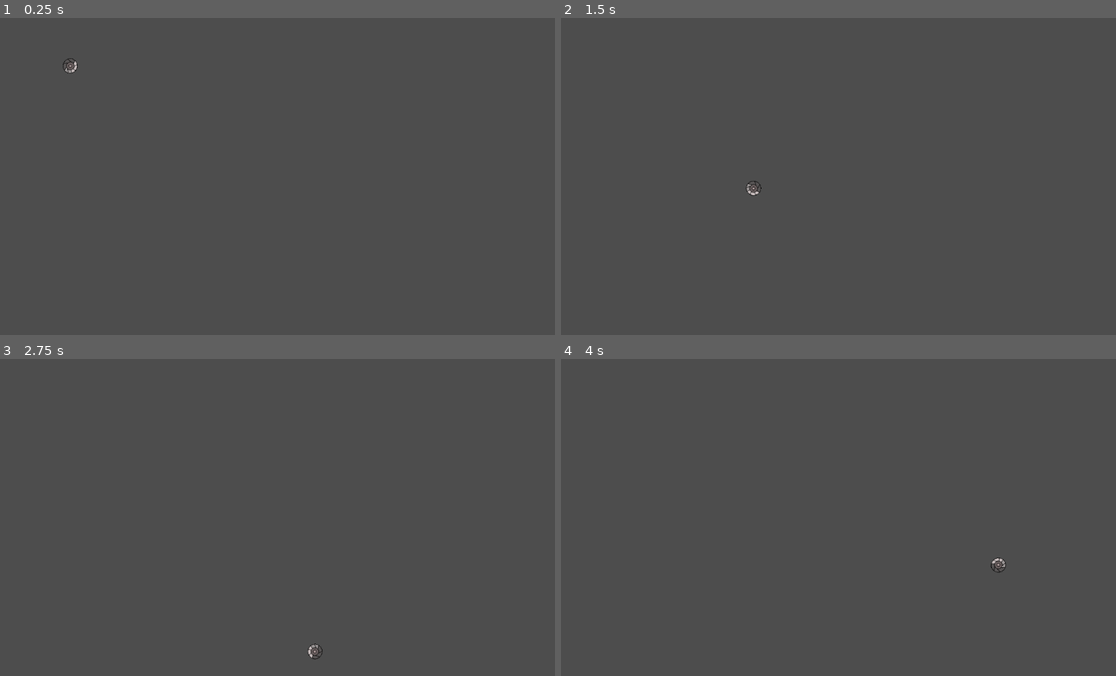
Above: before the commit, frames 1-4 (two rows, left to right).
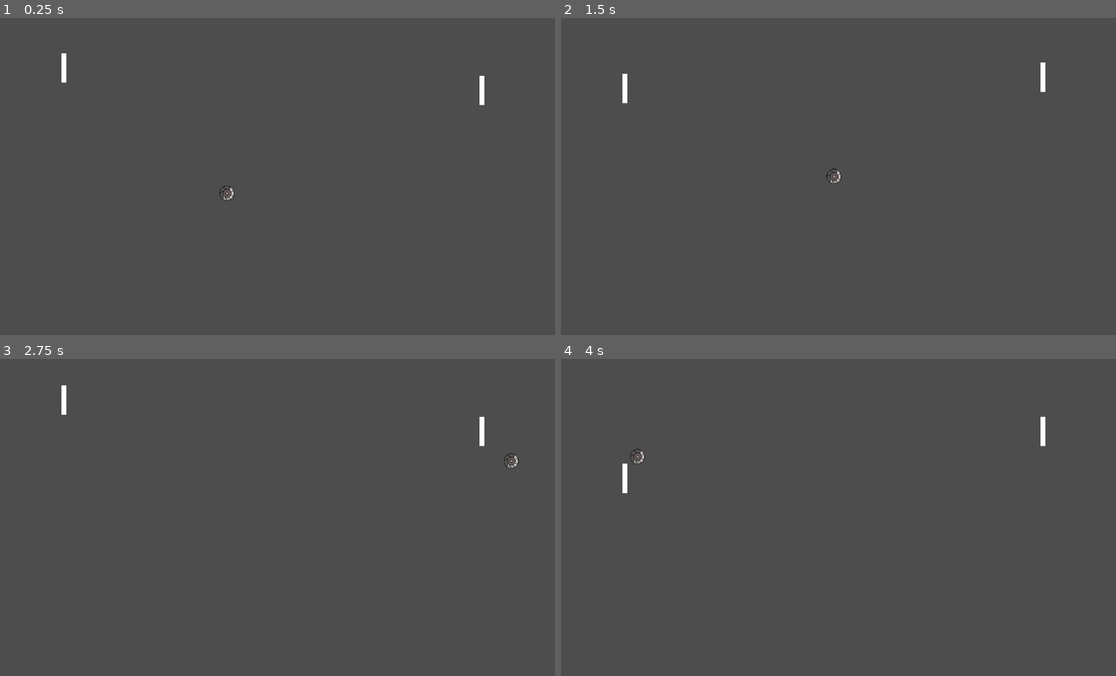
Above: after the commit, the same moments.

Repository: AlhemyD/GameDevil
Game: Godot game, scene res://scenes/main.tscn
The game is run twice, just before and just after one commit, with the same random seed, the same clock (stepped at 60 frames per second) and the same inputs.
Inputs:
- Up to frame 1 (0.25 s): no input
- Up to frame 2 (1.5 s): hold W (p1_up, bound only after the commit) 0.53-1.28 s; tap Down (p2_down, bound only after the commit) at 0.6 s; tap Up (p2_up, bound only after the commit) at 0.8, 1.35 s; hold S (p1_down, bound only after the commit) from 1.28 s (still down)
- Up to frame 3 (2.75 s): tap Down (p2_down, bound only after the commit) at 1.55, 2.1 s; release S (p1_down, bound only after the commit) at 2.03 s; hold W (p1_up, bound only after the commit) from 2.03 s (still down); tap Up (p2_up, bound only after the commit) at 2.3 s
- Up to frame 4 (4 s): tap Up (p2_up, bound only after the commit) at 2.85, 3.8 s; tap Down (p2_down, bound only after the commit) at 3.05, 3.6 s; release W (p1_up, bound only after the commit) at 3.53 s; hold S (p1_down, bound only after the commit) from 3.53 s (still down)

The runs differ from the first frame. In frame 1, 0.3% of the frame differs, in the area x 11-88%, y 11-58%; in frame 2, 0.3%, in the area x 11-88%, y 14-57%; in frame 3, 0.3%; in frame 4, 0.3%.

Commit message:
Реализована сцена ракеток

Diff:
--- a/Pong/icon.svg
+++ /dev/null
@@ -1 +0,0 @@
-<svg xmlns="http://www.w3.org/2000/svg" width="128" height="128"><rect width="124" height="124" x="2" y="2" fill="#363d52" stroke="#212532" stroke-width="4" rx="14"/><g fill="#fff" transform="translate(12.322 12.322)scale(.101)"><path d="M105 673v33q407 354 814 0v-33z"/><path fill="#478cbf" d="m105 673 152 14q12 1 15 14l4 67 132 10 8-61q2-11 15-15h162q13 4 15 15l8 61 132-10 4-67q3-13 15-14l152-14V427q30-39 56-81-35-59-83-108-43 20-82 47-40-37-88-64 7-51 8-102-59-28-123-42-26 43-46 89-49-7-98 0-20-46-46-89-64 14-123 42 1 51 8 102-48 27-88 64-39-27-82-47-48 49-83 108 26 42 56 81zm0 33v39c0 276 813 276 814 0v-39l-134 12-5 69q-2 10-14 13l-162 11q-12 0-16-11l-10-65H446l-10 65q-4 11-16 11l-162-11q-12-3-14-13l-5-69z"/><path d="M483 600c0 34 58 34 58 0v-86c0-34-58-34-58 0z"/><circle cx="725" cy="526" r="90"/><circle cx="299" cy="526" r="90"/></g><g fill="#414042" transform="translate(12.322 12.322)scale(.101)"><circle cx="307" cy="532" r="60"/><circle cx="717" cy="532" r="60"/></g></svg>
--- a/Pong/project.godot
+++ b/Pong/project.godot
@@ -10,7 +10,34 @@
 
 [application]
 
-config/name="Pong"
+config/name="pong"
 run/main_scene="uid://ceu771rqxpk0b"
-config/features=PackedStringArray("4.5", "Forward Plus")
-config/icon="res://icon.svg"
+config/features=PackedStringArray("4.5", "GL Compatibility")
+
+[input]
+
+p1_up={
+"deadzone": 0.2,
+"events": [Object(InputEventKey,"resource_local_to_scene":false,"resource_name":"","device":-1,"window_id":0,"alt_pressed":false,"shift_pressed":false,"ctrl_pressed":false,"meta_pressed":false,"pressed":false,"keycode":0,"physical_keycode":87,"key_label":0,"unicode":119,"location":0,"echo":false,"script":null)
+]
+}
+p1_down={
+"deadzone": 0.2,
+"events": [Object(InputEventKey,"resource_local_to_scene":false,"resource_name":"","device":-1,"window_id":0,"alt_pressed":false,"shift_pressed":false,"ctrl_pressed":false,"meta_pressed":false,"pressed":false,"keycode":0,"physical_keycode":83,"key_label":0,"unicode":115,"location":0,"echo":false,"script":null)
+]
+}
+p2_up={
+"deadzone": 0.2,
+"events": [Object(InputEventKey,"resource_local_to_scene":false,"resource_name":"","device":-1,"window_id":0,"alt_pressed":false,"shift_pressed":false,"ctrl_pressed":false,"meta_pressed":false,"pressed":false,"keycode":0,"physical_keycode":4194320,"key_label":0,"unicode":0,"location":0,"echo":false,"script":null)
+]
+}
+p2_down={
+"deadzone": 0.2,
+"events": [Object(InputEventKey,"resource_local_to_scene":false,"resource_name":"","device":-1,"window_id":0,"alt_pressed":false,"shift_pressed":false,"ctrl_pressed":false,"meta_pressed":false,"pressed":false,"keycode":0,"physical_keycode":4194322,"key_label":0,"unicode":0,"location":0,"echo":false,"script":null)
+]
+}
+
+[rendering]
+
+renderer/rendering_method="gl_compatibility"
+renderer/rendering_method.mobile="gl_compatibility"
--- /dev/null
+++ b/Pong/scenes/Paddle.tscn
@@ -0,0 +1,18 @@
+[gd_scene load_steps=3 format=3 uid="uid://coimwreiboshf"]
+
+[ext_resource type="Script" uid="uid://cj6r8f5kt4hid" path="res://scripts/paddle.gd" id="1_e6xuo"]
+
+[sub_resource type="RectangleShape2D" id="RectangleShape2D_ry5ju"]
+size = Vector2(10, 60)
+
+[node name="Paddle" type="StaticBody2D"]
+script = ExtResource("1_e6xuo")
+metadata/_edit_group_ = true
+
+[node name="ColorRect" type="ColorRect" parent="."]
+offset_right = 10.0
+offset_bottom = 60.0
+
+[node name="CollisionShape2D" type="CollisionShape2D" parent="."]
+position = Vector2(5, 30)
+shape = SubResource("RectangleShape2D_ry5ju")
--- a/Pong/scenes/ball.tscn
+++ b/Pong/scenes/ball.tscn
@@ -4,7 +4,7 @@
 [ext_resource type="Texture2D" uid="uid://ctcl71tvk6thd" path="res://assets/ball.png" id="2_cxlvu"]
 
 [sub_resource type="CircleShape2D" id="CircleShape2D_cxlvu"]
-radius = 14.3178215
+radius = 16.0
 
 [node name="Ball" type="Node2D"]
 script = ExtResource("1_7s4qf")
--- a/Pong/scenes/main.tscn
+++ b/Pong/scenes/main.tscn
@@ -1,6 +1,7 @@
-[gd_scene load_steps=6 format=3 uid="uid://ceu771rqxpk0b"]
+[gd_scene load_steps=8 format=3 uid="uid://ceu771rqxpk0b"]
 
 [ext_resource type="PackedScene" uid="uid://bkgsgplmdrdk4" path="res://scenes/ball.tscn" id="1_o5qli"]
+[ext_resource type="PackedScene" uid="uid://coimwreiboshf" path="res://scenes/Paddle.tscn" id="2_sugp2"]
 
 [sub_resource type="SegmentShape2D" id="SegmentShape2D_o5qli"]
 b = Vector2(0, 648)
@@ -14,11 +15,40 @@
 [sub_resource type="SegmentShape2D" id="SegmentShape2D_jyhfs"]
 b = Vector2(1152, 0)
 
+[sub_resource type="GDScript" id="GDScript_g4aya"]
+script/source = "extends Node2D
+
+@export var speed: float = 400.0
+@export var up_action: String = \"p1_up\"
+@export var down_action: String = \"p1_down\"
+
+var top_limit: float
+var bottom_limit: float
+
+func _ready():
+	var rect = get_viewport_rect()
+	var half_height = $CollisionShape2D.shape.extents.y
+	top_limit = half_height + 4
+	bottom_limit = rect.size.y - half_height - 4
+
+func _process(delta):
+	var direction := 0.0
+	if Input.is_action_pressed(up_action):
+		direction -= 1
+	if Input.is_action_pressed(down_action):
+		direction += 1
+
+	position.y += direction * speed * delta
+
+	# ограничение, чтобы не выходить за экран
+	position.y = clamp(position.y, top_limit, bottom_limit)
+"
+
 [node name="Main" type="Node2D"]
 
 [node name="Ball" parent="." instance=ExtResource("1_o5qli")]
-position = Vector2(112, 48)
-speed = 200
+position = Vector2(368, 102)
+speed = 400.0
 
 [node name="WallsStaticBody" type="StaticBody2D" parent="."]
 
@@ -35,3 +65,13 @@
 
 [node name="Up" type="CollisionShape2D" parent="WallsStaticBody"]
 shape = SubResource("SegmentShape2D_jyhfs")
+
+[node name="PaddleRight" parent="." instance=ExtResource("2_sugp2")]
+position = Vector2(998, 118)
+script = SubResource("GDScript_g4aya")
+up_action = "p2_up"
+down_action = "p2_down"
+
+[node name="PaddleLeft" parent="." instance=ExtResource("2_sugp2")]
+position = Vector2(144, 72)
+script = SubResource("GDScript_g4aya")
--- a/Pong/scripts/ball.gd
+++ b/Pong/scripts/ball.gd
@@ -1,26 +1,64 @@
 extends Node2D
 
-var angular_velocity: float = 1.0
-var velocity: Vector2i = Vector2i(0, 0)
+@export var speed: float = 200.0
+var velocity: Vector2 = Vector2.ZERO
 var rng = RandomNumberGenerator.new()
-@onready var window=get_window()
-@onready var size = get_node("BallSprite").texture.get_size()
+@onready var window = get_window()
 
-@export var speed = 80
+# Ссылка на спрайт для размера
+@onready var ball_sprite = $BallSprite
+@onready var size = ball_sprite.texture.get_size() if ball_sprite != null else Vector2(16,16)
 
-func _ready() -> void:
-	velocity = Vector2i(speed,speed)
-	angular_velocity=rng.randf_range(1, 5)
+# Ссылки на ракетки
+@onready var paddle_left = get_node("/root/Main/PaddleLeft")
+@onready var paddle_right = get_node("/root/Main/PaddleRight")
+
+func _ready():
+	rng.randomize()
+	reset_ball()
 
 func _process(delta: float) -> void:
-	global_position+=velocity*delta
-	rotation+=angular_velocity*delta
+	var next_pos = global_position + velocity * delta
 
-	if global_position.x > window.size.x-size.x/2:
-		velocity.x*=-1
-	elif global_position.y>window.size.y-size.y/2:
-		velocity.y*=-1
-	elif global_position.x <size.x/2:
-		velocity.x*=-1
-	elif global_position.y<size.y/2:
-		velocity.y*=-1
+	# верх/низ экрана
+	if next_pos.y - size.y/2 < 0:
+		next_pos.y = size.y/2
+		velocity.y *= -1
+	elif next_pos.y + size.y/2 > window.size.y:
+		next_pos.y = window.size.y - size.y/2
+		velocity.y *= -1
+
+	# проверка столкновения с ракетками вручную
+	for paddle in [paddle_left, paddle_right]:
+		var paddle_shape = paddle.get_node("CollisionShape2D").shape
+		var paddle_pos = paddle.global_position
+
+		# проверяем пересечение AABB с учетом размера мяча
+		if next_pos.x + size.x/2 > paddle_pos.x - paddle_shape.extents.x and \
+		   next_pos.x - size.x/2 < paddle_pos.x + paddle_shape.extents.x and \
+		   next_pos.y + size.y/2 > paddle_pos.y - paddle_shape.extents.y and \
+		   next_pos.y - size.y/2 < paddle_pos.y + paddle_shape.extents.y:
+
+			# отражаем мяч по X
+			velocity.x *= -1
+			var offset = (next_pos.y - paddle_pos.y) / paddle_shape.extents.y
+			velocity.y = offset * speed
+			velocity = velocity.normalized() * speed
+			# чтобы не застрял внутри ракетки
+			if paddle == paddle_left:
+				next_pos.x = paddle_pos.x + paddle_shape.extents.x + size.x/2
+			else:
+				next_pos.x = paddle_pos.x - paddle_shape.extents.x - size.x/2
+
+	# левая и правая границы — сброс мяча
+	if next_pos.x - size.x/2 < 0 or next_pos.x + size.x/2 > window.size.x:
+		reset_ball()
+		return
+
+	global_position = next_pos
+
+func reset_ball():
+	global_position = window.size / 2
+	var dir_x = -1 if rng.randi_range(0, 1) == 0 else 1
+	var dir_y = rng.randf_range(-0.5, 0.5)
+	velocity = Vector2(dir_x, dir_y).normalized() * speed
--- /dev/null
+++ b/Pong/scripts/paddle.gd
@@ -0,0 +1,28 @@
+# scripts/Paddle.gd
+extends StaticBody2D
+
+@export var speed: float = 400.0
+@export var up_action: String = "p1_up"
+@export var down_action: String = "p1_down"
+
+var top_limit: float
+var bottom_limit: float
+
+func _ready():
+	if $CollisionShape2D.shape == null:
+		print("CollisionShape2D.shape не задан!")
+		return
+	var half_height = $CollisionShape2D.shape.extents.y
+	var rect = get_viewport_rect()
+	top_limit = half_height + 4
+	bottom_limit = rect.size.y - half_height - 4
+
+func _process(delta):
+	var dir = 0.0
+	if Input.is_action_pressed(up_action):
+		dir -= 1
+	if Input.is_action_pressed(down_action):
+		dir += 1
+
+	position.y += dir * speed * delta
+	position.y = clamp(position.y, top_limit, bottom_limit)
Not shown, removed: Pong/icon.svg.import
Not shown, added: Pong/scripts/paddle.gd.uid
